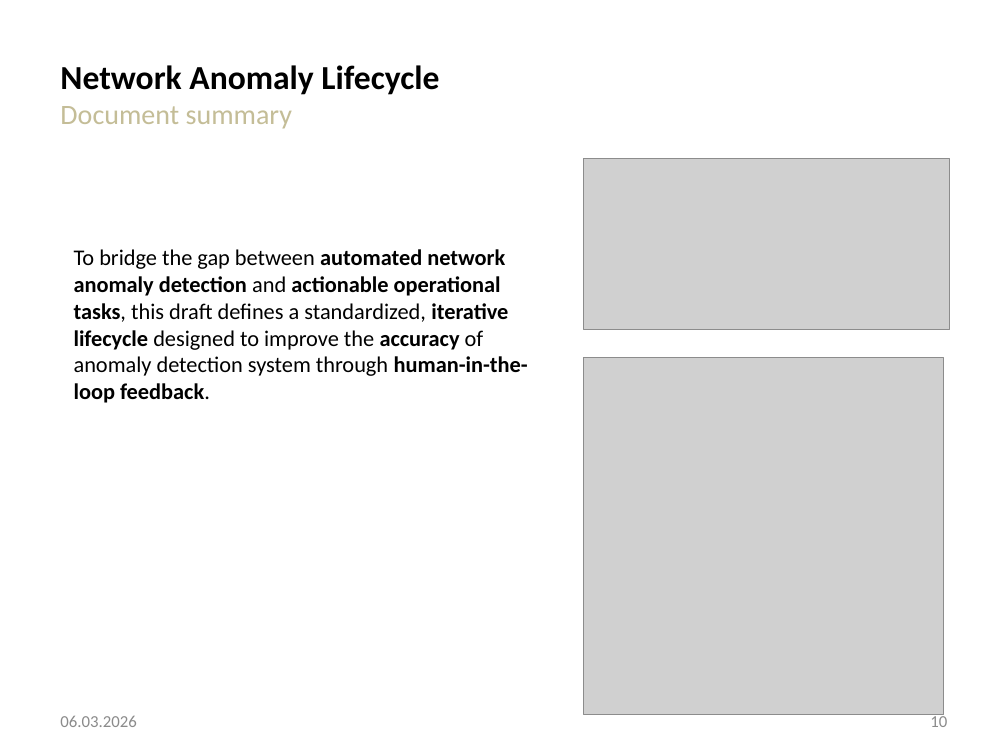
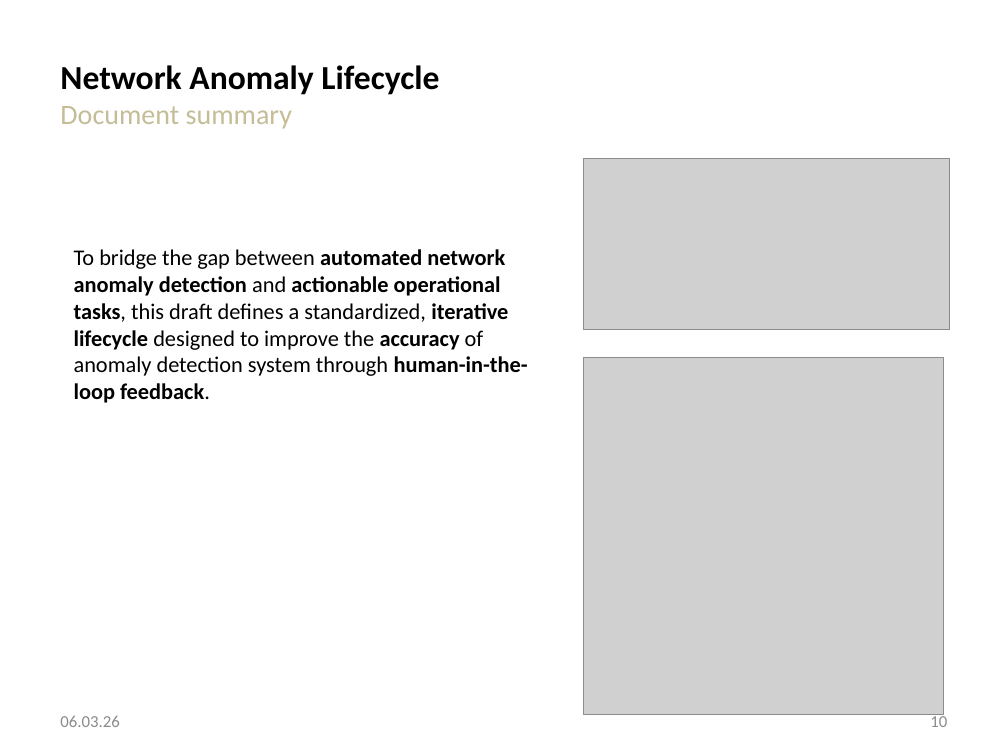
Before and after one commit to network-analytics/ietf-network-analytics-document-status, a slide deck: slide 10 of 125/NMOP/draft-ietf-nmop-network-anomaly-architecture-semantics-lifecycle.pptx. Drawn at 1008x756 pixels with LibreOffice and Linux fonts; fonts in the diff are those of the drawing; grey boxes stand for pictures. Boxes give left, top, right and bottom in pixels: in the first picture for what was removed or moved away, otherwise in the second. Text is boxed around its words. In the diff, an @@ line names an element or a change of style, - is before the commit and + after.

Commit message:
update network-anomaly-architecture-semantics-lifecycle slide deck

```diff
--- a/125/NMOP/draft-ietf-nmop-network-anomaly-architecture-semantics-lifecycle.pptx
+++ b/125/NMOP/draft-ietf-nmop-network-anomaly-architecture-semantics-lifecycle.pptx
@@ text at (60, 716, 119, 727): text changed @@
-06.03.2026
+06.03.26
```
Also in this commit, not shown: 11 other slides changed, 1 other file.
